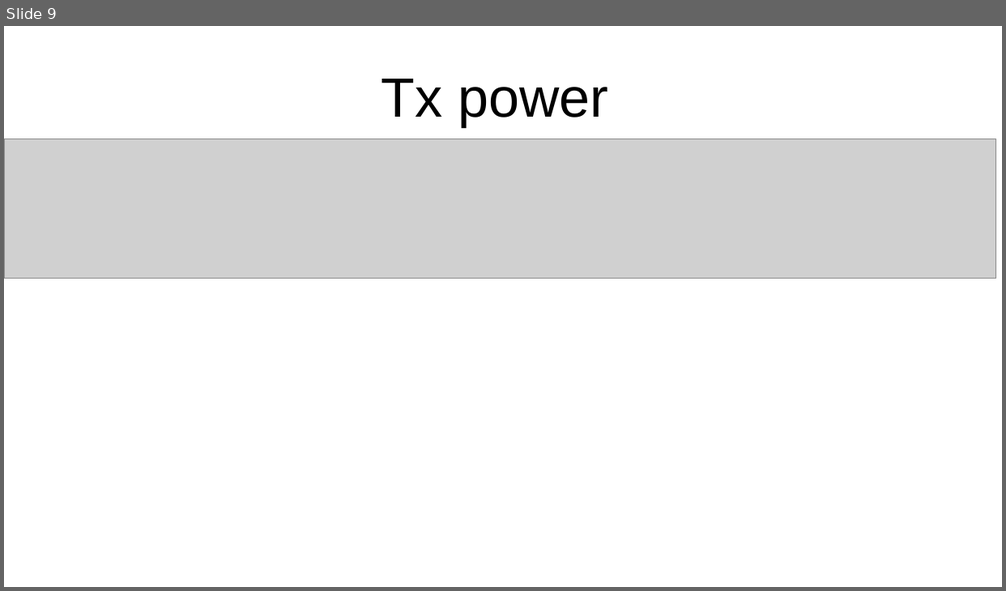
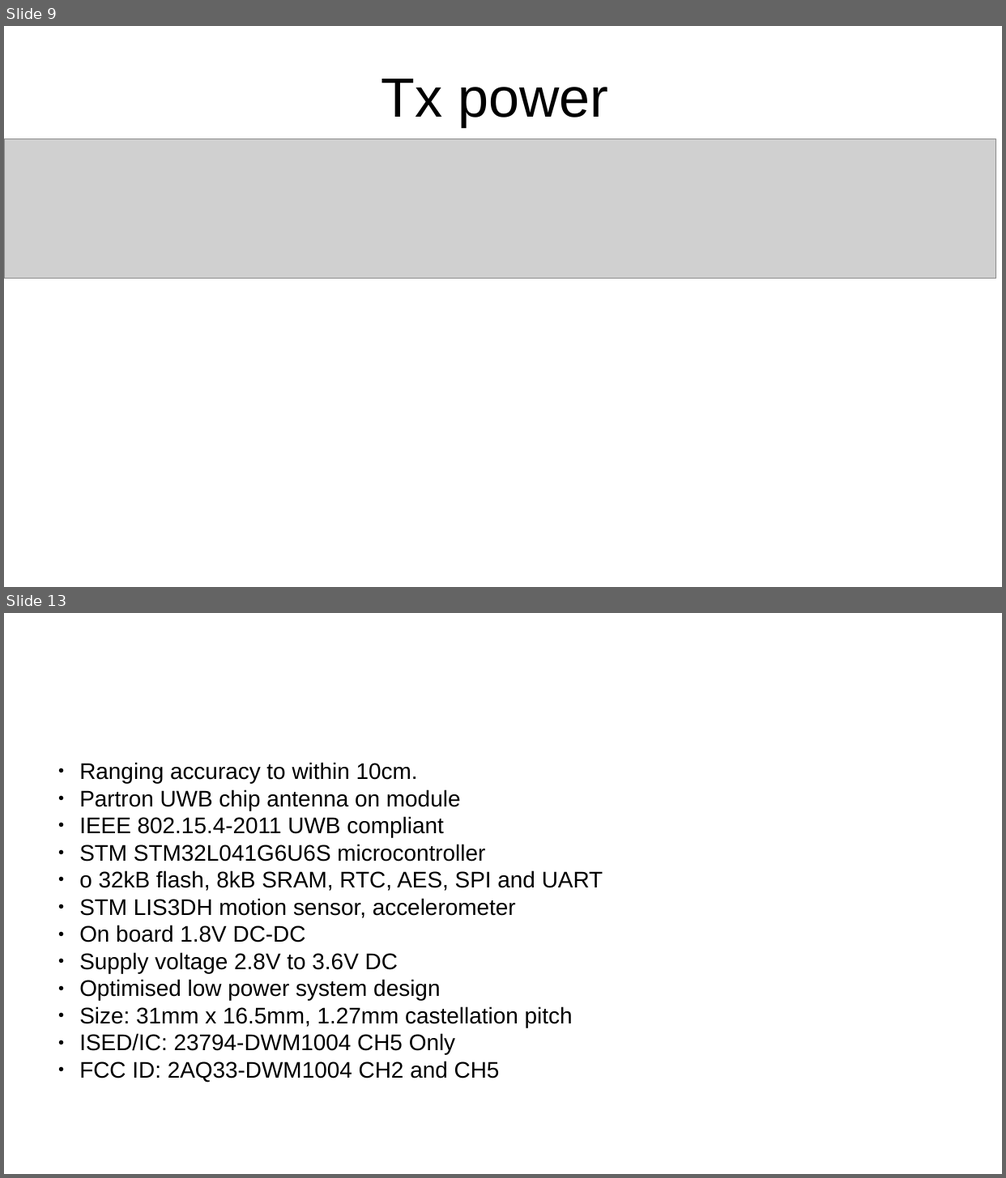
Before and after one commit to Shinjinok/dwm1001_ex, a slide deck: DWm1001_EXAMPLE_BUILD.odp. Shown one above the other, each under a label of ours: slide 9 before the commit, slides 9 and 13 after it; the slides between them are not shown. The pictures are 1006x591 and 1006x1178 pixels, drawn with LibreOffice and Linux fonts; fonts in the diff are those of the drawing; grey boxes stand for pictures. Boxes give left, top, right and bottom in pixels: in the first picture for what was removed or moved away, otherwise in the second. Text is boxed around its words. In the diff, an @@ line names an element or a change of style, - is before the commit and + after.

```diff
--- a/DWm1001_EXAMPLE_BUILD.odp
+++ b/DWm1001_EXAMPLE_BUILD.odp
@@ slide 13 added at box(4, 613, 1002, 1174), background #FFFFFF @@
@@ text added at box(79, 762, 603, 1082), 18 pt, text #000000 @@
+● Ranging accuracy to within 10cm.
+● Partron UWB chip antenna on module
+● IEEE 802.15.4-2011 UWB compliant
+● STM STM32L041G6U6S microcontroller
+● o 32kB flash, 8kB SRAM, RTC, AES, SPI and UART
+● STM LIS3DH motion sensor, accelerometer
+● On board 1.8V DC-DC
+● Supply voltage 2.8V to 3.6V DC
+● Optimised low power system design
+● Size: 31mm x 16.5mm, 1.27mm castellation pitch
+● ISED/IC: 23794-DWM1004 CH5 Only
+● FCC ID: 2AQ33-DWM1004 CH2 and CH5
```
Also in this commit, not shown: 1 slide changed, 8 other slides added, 6 other files.
